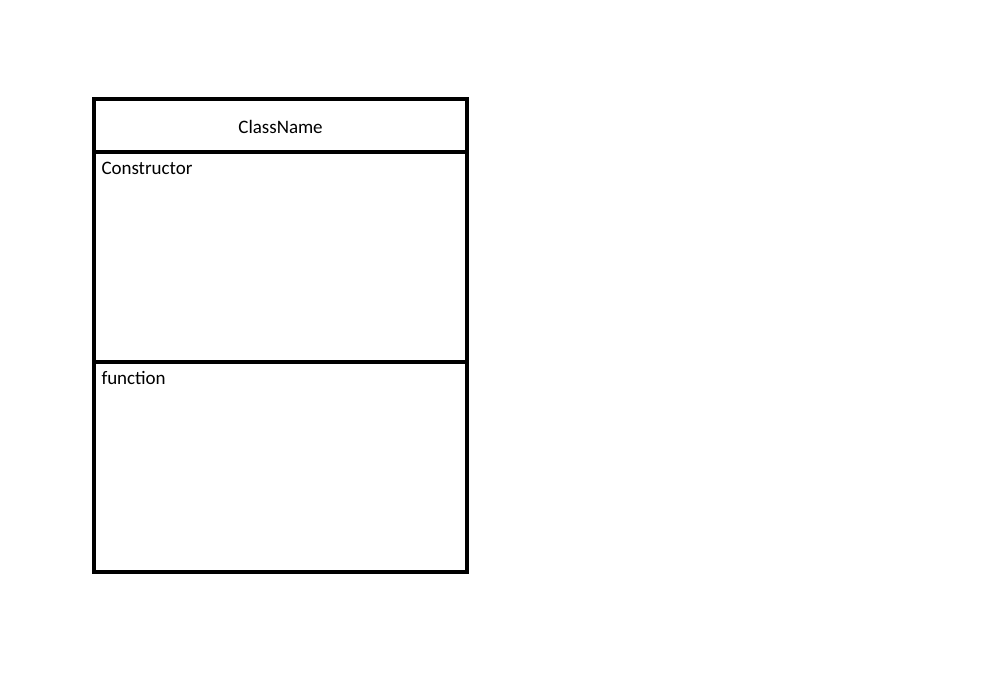
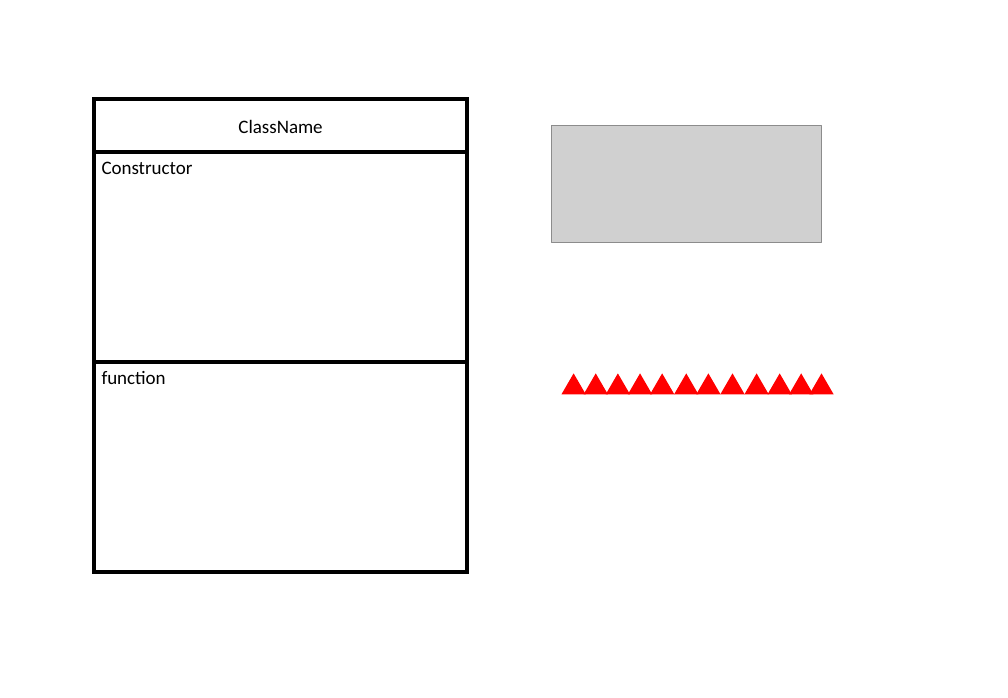
Before and after one commit to YangKelvin/SuperAdventure, a slide deck: slide 2 of images/簡報1.pptx. Drawn at 1008x698 pixels with LibreOffice and Linux fonts; fonts in the diff are those of the drawing; grey boxes stand for pictures. Boxes give left, top, right and bottom in pixels: in the first picture for what was removed or moved away, otherwise in the second. Text is boxed around its words. In the diff, an @@ line names an element or a change of style, - is before the commit and + after.

```diff
--- a/images/簡報1.pptx
+++ b/images/簡報1.pptx
@@ picture added at box(552, 126, 822, 243) @@
@@ triangle added at box(563, 375, 585, 395), fill #FF0000, outline #FF0000 1 pt @@
@@ triangle added at box(585, 375, 607, 395), fill #FF0000, outline #FF0000 1 pt @@
@@ triangle added at box(607, 375, 629, 395), fill #FF0000, outline #FF0000 1 pt @@
@@ triangle added at box(629, 375, 652, 395), fill #FF0000, outline #FF0000 1 pt @@
@@ triangle added at box(652, 375, 674, 395), fill #FF0000, outline #FF0000 1 pt @@
@@ triangle added at box(676, 375, 698, 395), fill #FF0000, outline #FF0000 1 pt @@
@@ triangle added at box(698, 375, 720, 395), fill #FF0000, outline #FF0000 1 pt @@
@@ triangle added at box(721, 375, 744, 395), fill #FF0000, outline #FF0000 1 pt @@
@@ triangle added at box(746, 375, 768, 395), fill #FF0000, outline #FF0000 1 pt @@
@@ triangle added at box(769, 375, 791, 395), fill #FF0000, outline #FF0000 1 pt @@
@@ triangle added at box(790, 375, 813, 395), fill #FF0000, outline #FF0000 1 pt @@
@@ triangle added at box(811, 375, 833, 395), fill #FF0000, outline #FF0000 1 pt @@
```
Also in this commit, not shown: 1 other slide changed, 3 other files.
